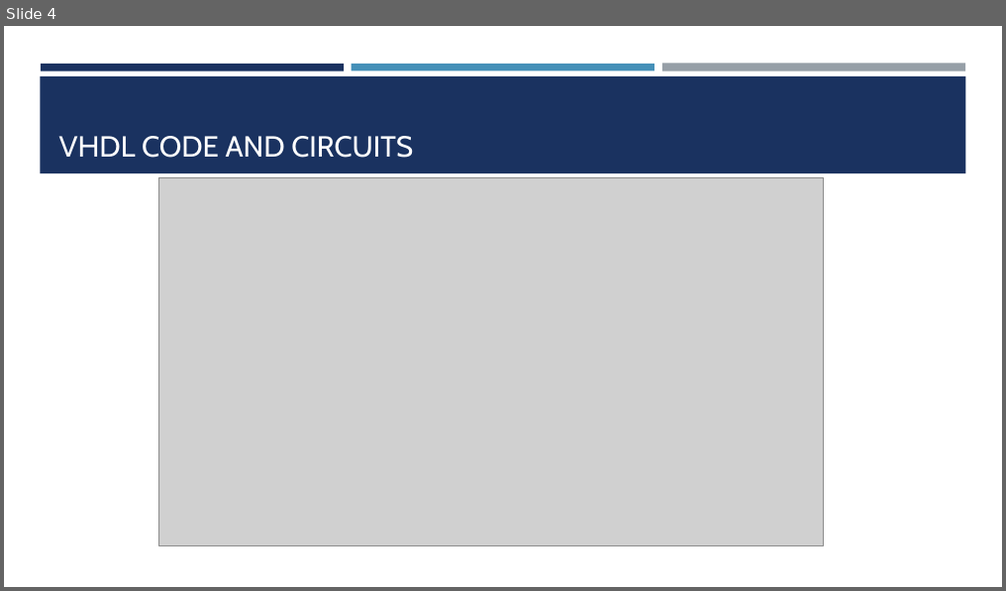
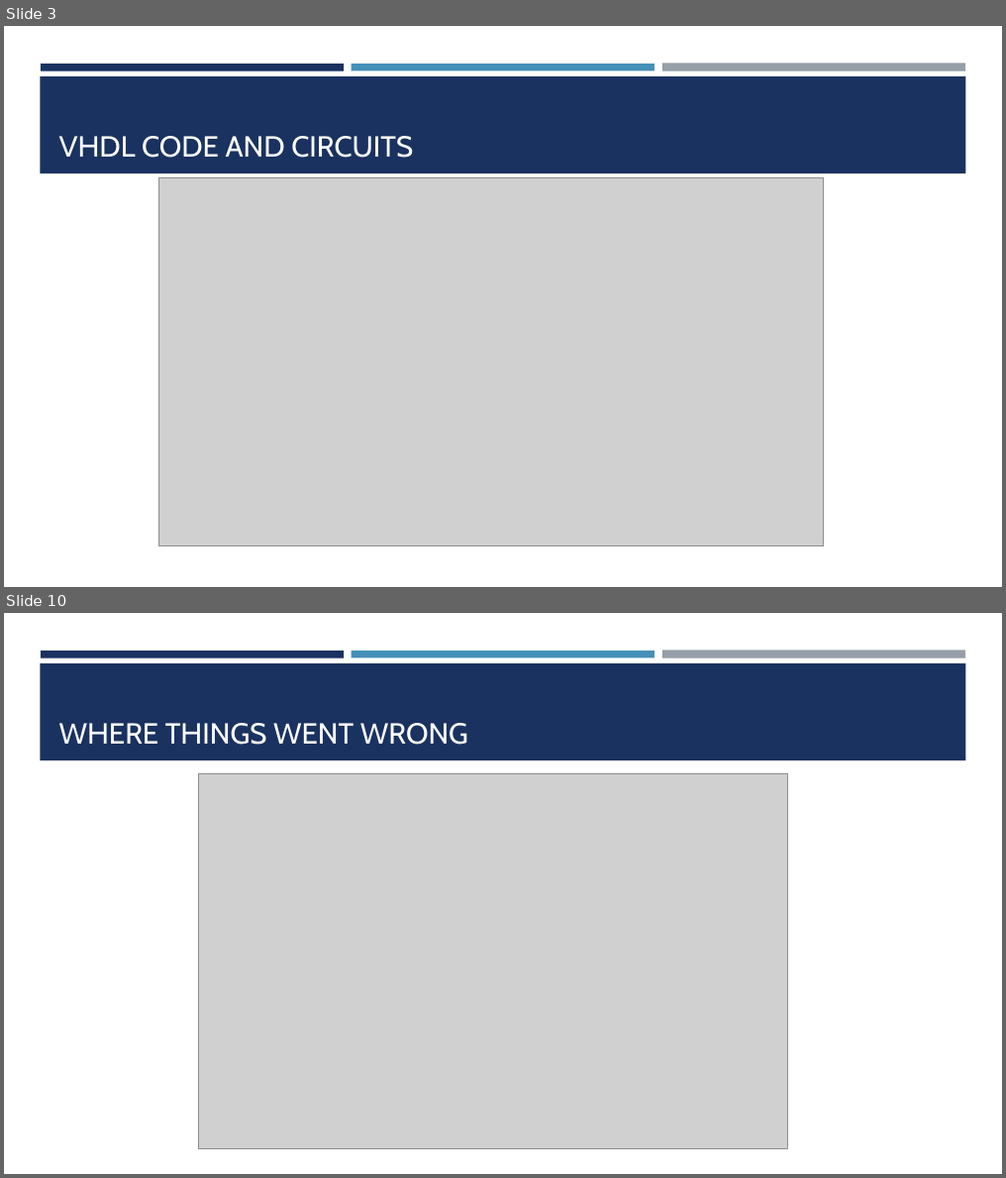
Before and after one commit to LisaJacklin/CS301_Project, a slide deck: CS301_ProjectPresentation.pptx. Shown one above the other, each under a label of ours: slide 4 before the commit, slides 3 and 10 after it; the slides between them are not shown. The pictures are 1006x591 and 1006x1178 pixels, drawn with LibreOffice and Linux fonts; fonts in the diff are those of the drawing; grey boxes stand for pictures. Boxes give left, top, right and bottom in pixels: in the first picture for what was removed or moved away, otherwise in the second. Text is boxed around its words. In the diff, an @@ line names an element or a change of style, - is before the commit and + after.

```diff
--- a/CS301_ProjectPresentation.pptx
+++ b/CS301_ProjectPresentation.pptx
@@ slide 10 added at [4, 613, 1002, 1174], background #FFFFFF; not listed: 4 template elements that a slide beside it also shows @@
@@ title added at [59, 723, 468, 745], 28 pt, text #FFFFFF @@
+WHERE THINGS WENT WRONG
@@ picture added at [199, 774, 788, 1151] @@
@@ what was slide 4 is now slide 3 @@
```
Also in this commit, not shown: 4 slides changed, 4 other slides added, 7 slides removed, 6 other files.
